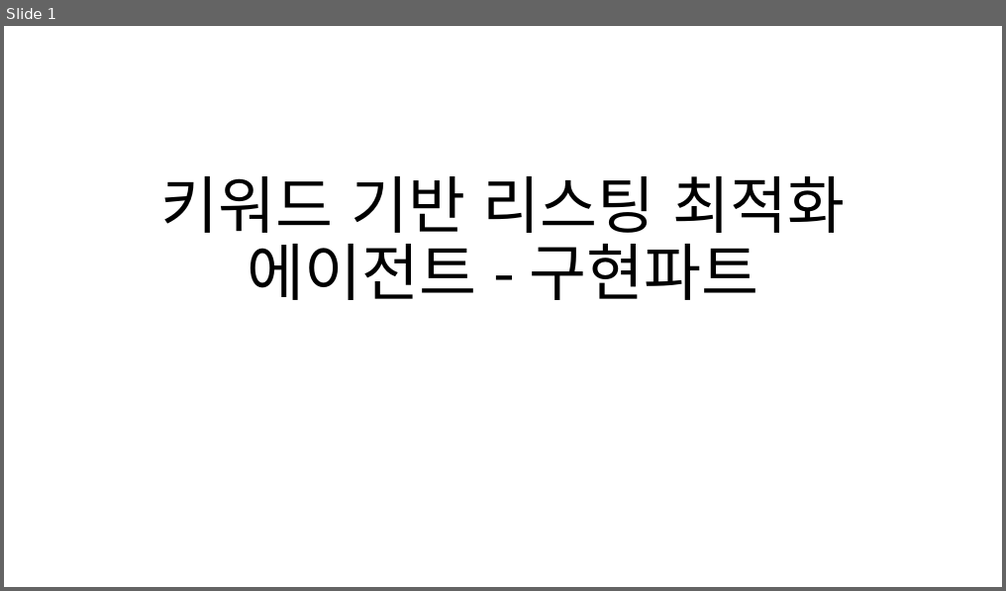
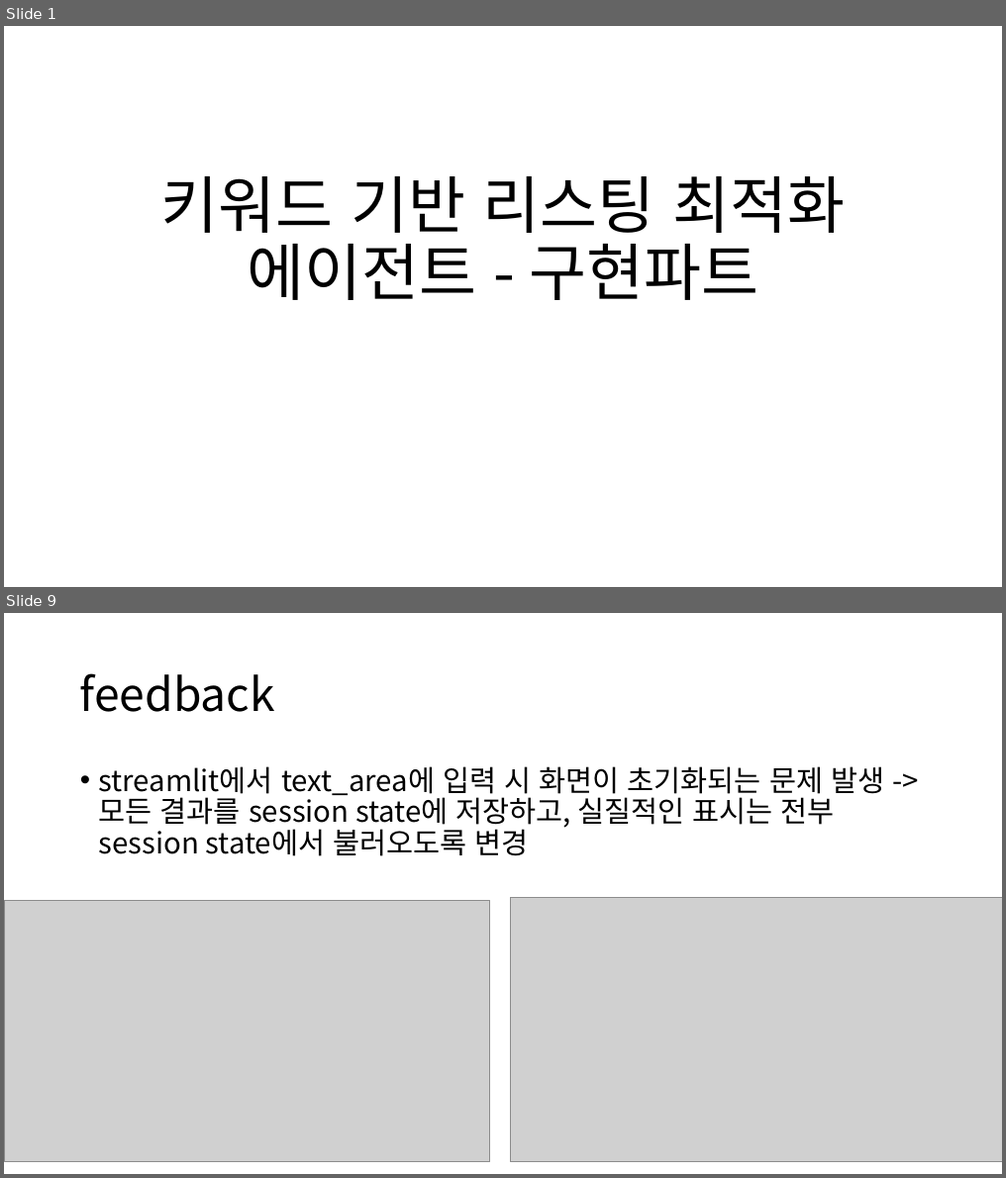
Before and after one commit to semistone97/pjt-SEO, a slide deck: jskim/키워드 기반 리스팅 최적화 에이전트 - 구현파트.pptx. Shown one above the other, each under a label of ours: slide 1 before the commit, slides 1 and 9 after it; the slides between them are not shown. The pictures are 1006x591 and 1006x1178 pixels, drawn with LibreOffice and Linux fonts; fonts in the diff are those of the drawing; grey boxes stand for pictures. Boxes give left, top, right and bottom in pixels: in the first picture for what was removed or moved away, otherwise in the second. Text is boxed around its words. In the diff, an @@ line names an element or a change of style, - is before the commit and + after.

Commit message:
사진 변경 및 추가

```diff
--- a/jskim/키워드 기반 리스팅 최적화 에이전트 - 구현파트.pptx
+++ b/jskim/키워드 기반 리스팅 최적화 에이전트 - 구현파트.pptx
@@ slide 9 added at [4,613,1002,1174], background #FFFFFF @@
@@ title added at [80,673,275,712], 44 pt, text #000000 @@
+feedback
@@ text added at [99,766,884,857], 28 pt, text #000000 @@
+• streamlit에서 text_area에 입력 시 화면이 초기화되는 문제 발생 -> 모든 결과를 session state에 저장하고, 실질적인 표시는 전부 session state에서 불러오도록 변경
@@ picture added at [4,900,490,1161] @@
@@ picture added at [510,897,1002,1161] @@
```
Also in this commit, not shown: 5 slides changed, 4 other slides added, 7 other files.
